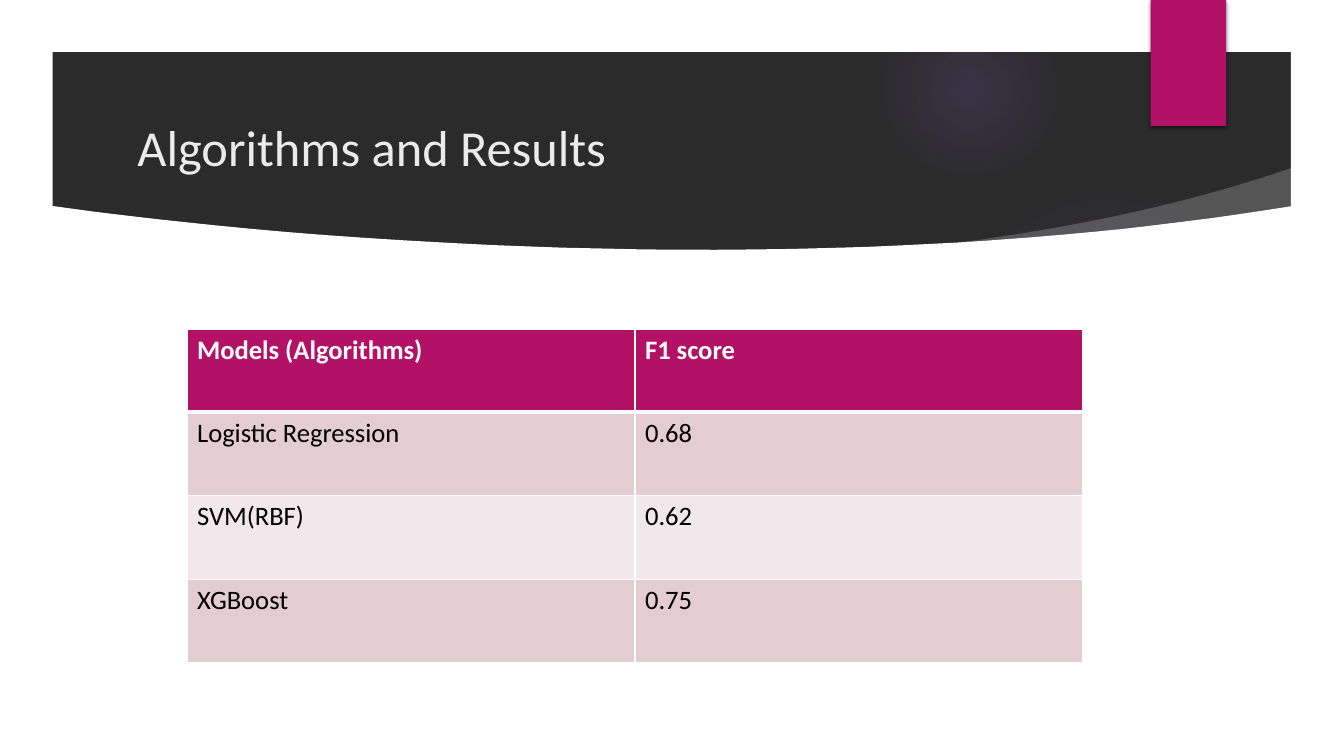
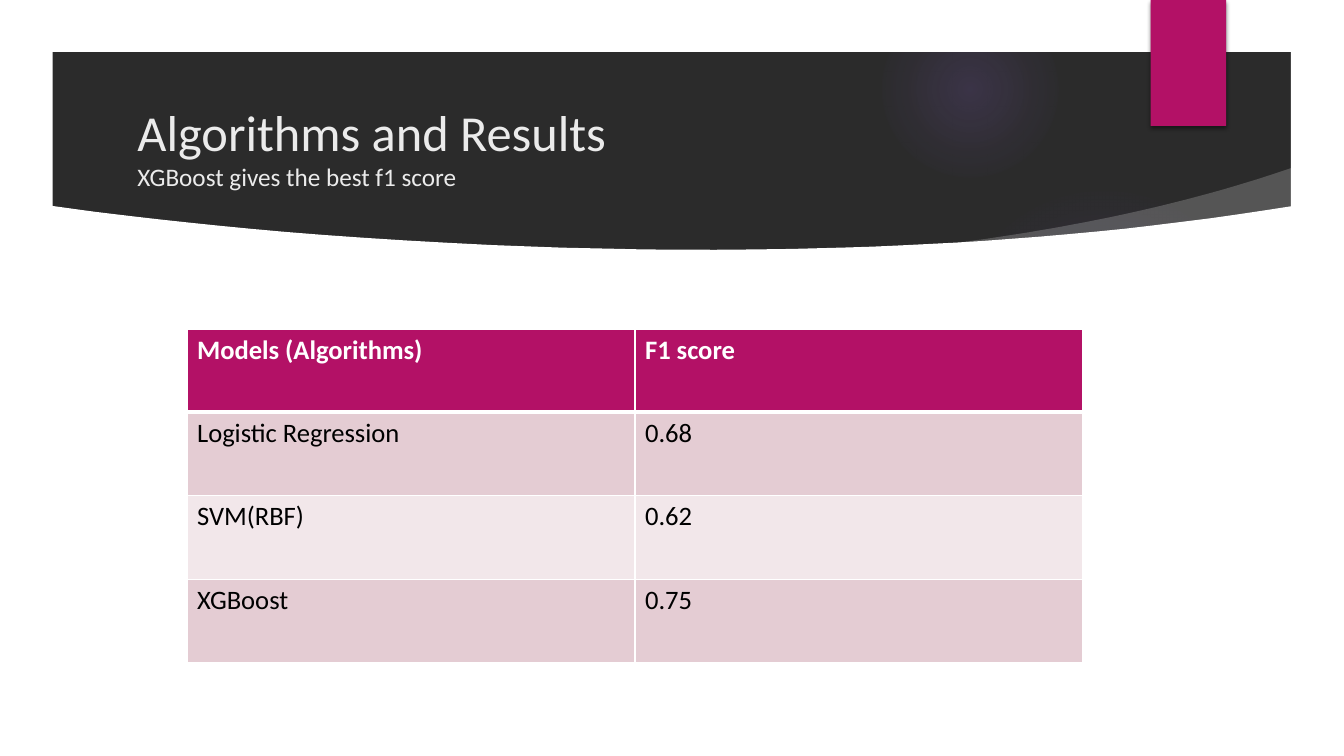
Before and after one commit to SidhantAB/Springboard-data-science-intensive-Capstone-project, a slide deck: slide 21 of Capstone Project Presentation.pptx (slide 18 before the commit). Drawn at 1344x756 pixels with LibreOffice and Linux fonts; fonts in the diff are those of the drawing; background and template pictures are left out; a plain dark background stands for a picture behind light text. Boxes give left, top, right and bottom in pixels: in the first picture for what was removed or moved away, otherwise in the second. Text is boxed around its words. In the diff, an @@ line names an element or a change of style, - is before the commit and + after.

```diff
--- a/Capstone Project Presentation.pptx
+++ b/Capstone Project Presentation.pptx
@@ title at bbox=[137, 116, 606, 191]: text changed; size 36 to 18 pt @@
-Algorithms and Results
+Algorithms and Results
+XGBoost gives the best f1 score
```
Also in this commit, not shown: 12 other slides changed, 7 slides added, 4 slides removed.
